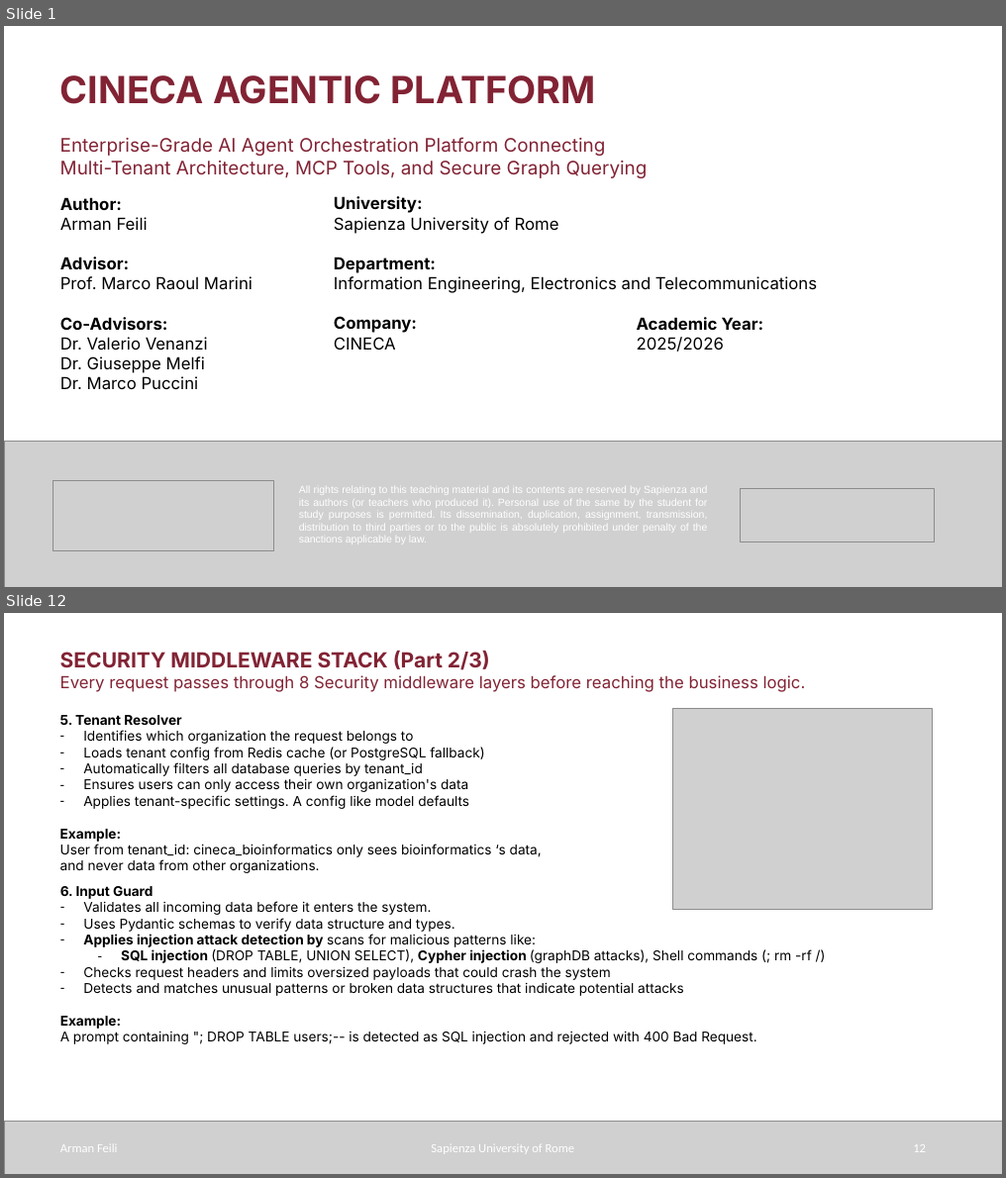
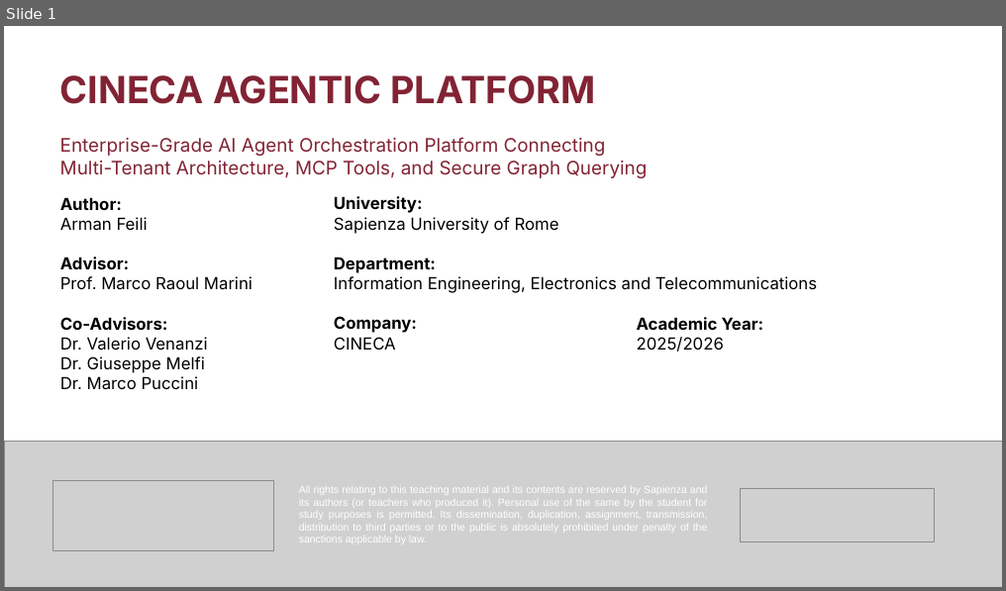
Before and after one commit to armanfeili/sapienza-msc-thesis-cineca-agentic-platform, a slide deck: thesis/sapthesis/Presentation/Presentation.pptx. Shown one above the other, each under a label of ours: slides 1 and 12 before the commit, slide 1 after it; the slides between them are not shown. The pictures are 1006x1178 and 1006x591 pixels, drawn with LibreOffice and Linux fonts; fonts in the diff are those of the drawing; grey boxes stand for pictures. Boxes give left, top, right and bottom in pixels: in the first picture for what was removed or moved away, otherwise in the second. Text is boxed around its words. In the diff, an @@ line names an element or a change of style, - is before the commit and + after.

```diff
--- a/thesis/sapthesis/Presentation/Presentation.pptx
+++ b/thesis/sapthesis/Presentation/Presentation.pptx
@@ slide 12 removed at [4, 613, 1002, 1174], background #FFFFFF @@
@@ text removed at [60, 650, 806, 692] @@
-SECURITY MIDDLEWARE STACK (Part 2/3)
-Every request passes through 8 Security middleware layers before reaching the business logic.
@@ text removed at [60, 715, 542, 873] @@
-5. Tenant Resolver
-– Identifies which organization the request belongs to
-– Loads tenant config from Redis cache (or PostgreSQL fallback)
-– Automatically filters all database queries by tenant_id
-– Ensures users can only access their own organization's data
-– Applies tenant-specific settings. A config like model defaults
-Example:
-User from tenant_id: cineca_bioinformatics only sees bioinformatics ‘s data, and never data from other organizations.
@@ picture removed at [673, 708, 933, 910] @@
@@ text removed at [60, 886, 812, 1045] @@
-6. Input Guard
-– Validates all incoming data before it enters the system.
-– Uses Pydantic schemas to verify data structure and types.
-– Applies injection attack detection by scans for malicious patterns like:
-  – SQL injection (DROP TABLE, UNION SELECT), Cypher injection (graphDB attacks), Shell commands (; rm -rf /)
-– Checks request headers and limits oversized payloads that could crash the system
-– Detects and matches unusual patterns or broken data structures that indicate potential attacks
-Example:
-A prompt containing "; DROP TABLE users;-- is detected as SQL injection and rejected with 400 Bad Request.
@@ picture removed at [4, 1122, 1002, 1174] @@
@@ text removed at [60, 1145, 117, 1153] @@
-Arman Feili
@@ text removed at [431, 1145, 575, 1155] @@
-Sapienza University of Rome
@@ page number removed at [913, 1145, 926, 1153] @@
-12
```
Also in this commit, not shown: 13 slides changed, 11 slides added, 29 other slides removed, 16 other files.
